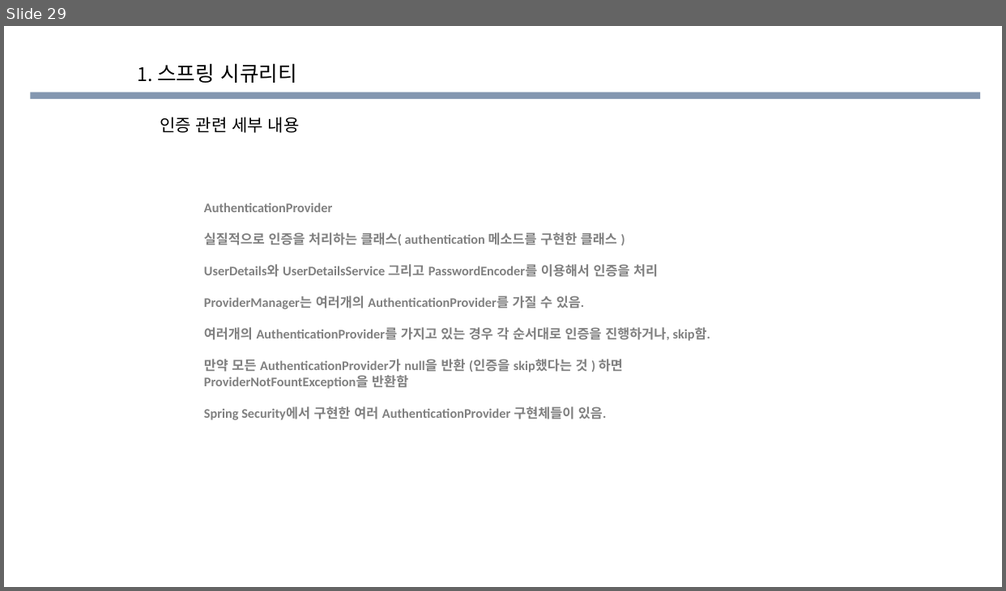
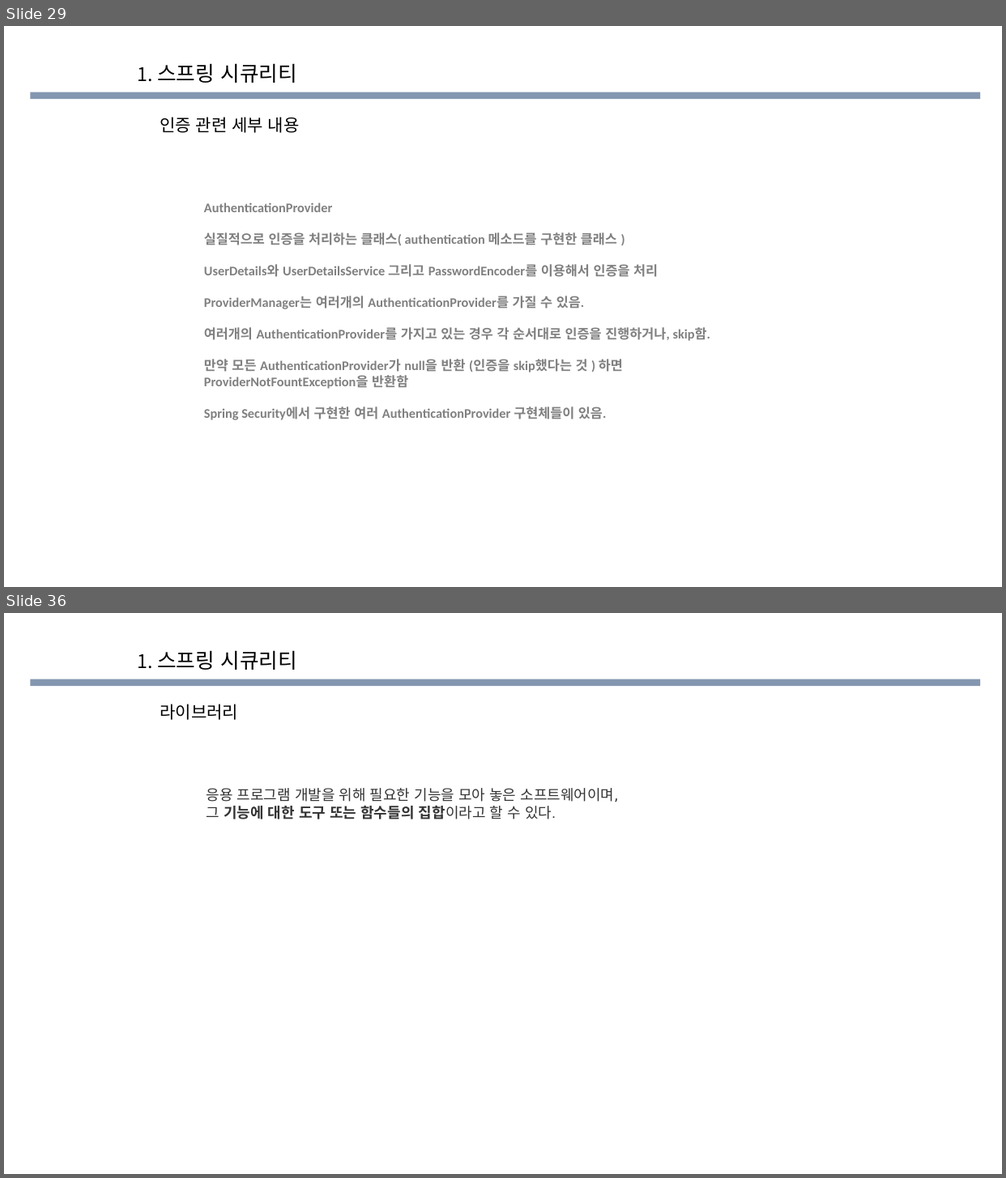
Before and after one commit to eongss/testproject, a slide deck: 소스코드 공부한거.pptx. Shown one above the other, each under a label of ours: slide 29 before the commit, slides 29 and 36 after it; the slides between them are not shown. The pictures are 1006x591 and 1006x1178 pixels, drawn with LibreOffice and Linux fonts; fonts in the diff are those of the drawing; background and template pictures are left out. Boxes give left, top, right and bottom in pixels: in the first picture for what was removed or moved away, otherwise in the second. Text is boxed around its words. In the diff, an @@ line names an element or a change of style, - is before the commit and + after.

```diff
--- a/소스코드 공부한거.pptx
+++ b/소스코드 공부한거.pptx
@@ slide 36 added at bbox=[4, 613, 1002, 1174], background picture (left out); not listed: 1 template element that a slide beside it also shows @@
@@ text added at bbox=[138, 650, 297, 670], 20 pt, text #000000 @@
+1. 스프링 시큐리티
@@ text added at bbox=[160, 704, 237, 720], 16.3 pt, text #000000 @@
+라이브러리
@@ text added at bbox=[206, 788, 618, 820], 14 pt, text #333333 @@
+응용 프로그램 개발을 위해 필요한 기능을 모아 놓은 소프트웨어이며,
+그 기능에 대한 도구 또는 함수들의 집합이라고 할 수 있다.
```
Also in this commit, not shown: 3 slides changed, 13 other slides added, 4 other files.
